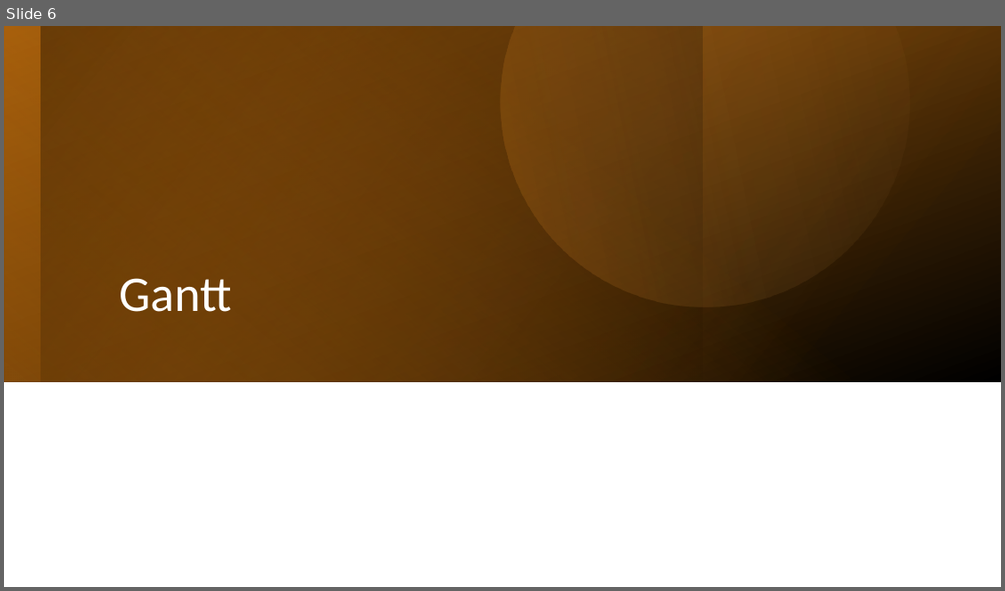
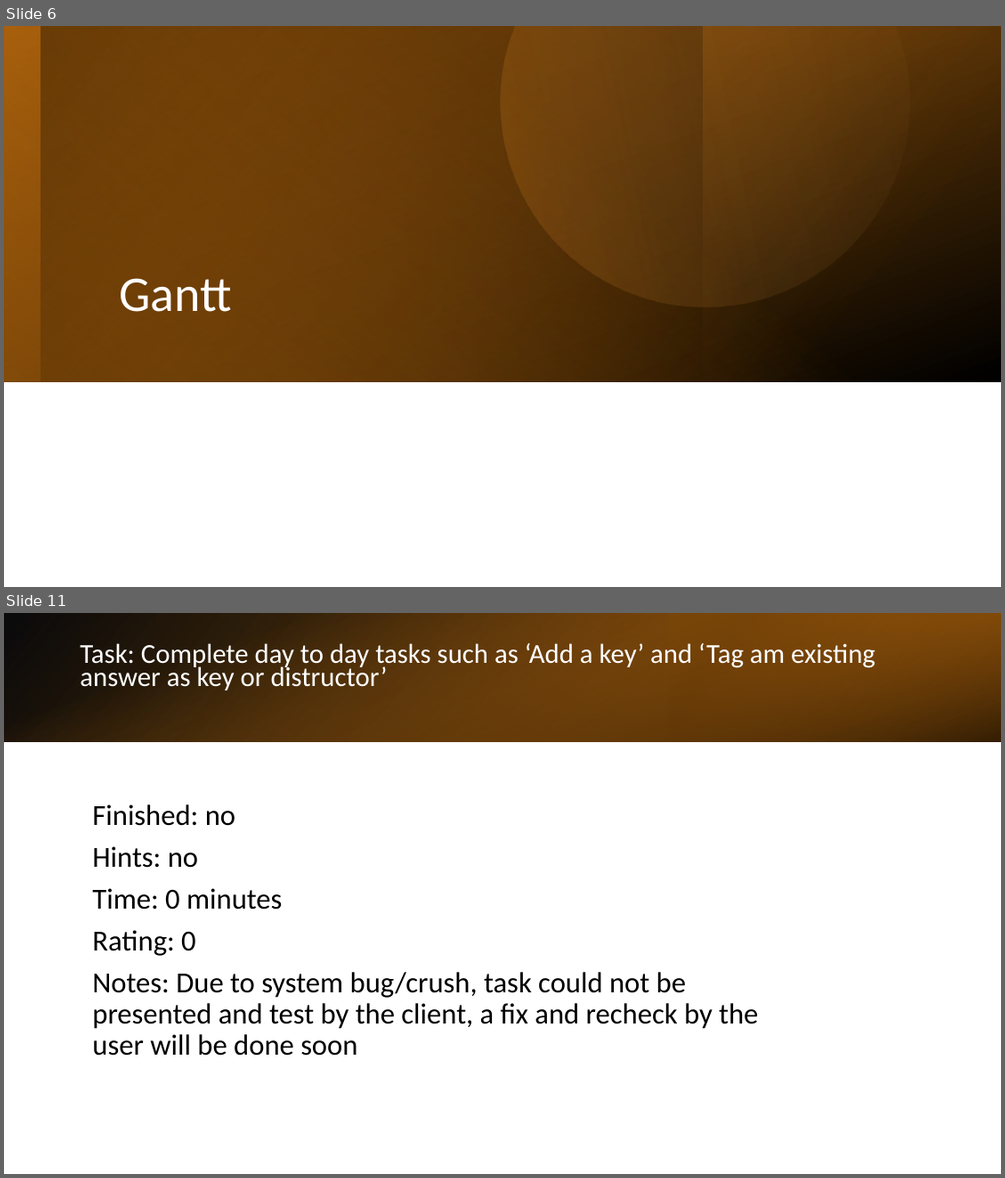
Before and after one commit to RoiTief/Exam-Management-System, a slide deck: docs/slide_07_05_24.pptx. Shown one above the other, each under a label of ours: slide 6 before the commit, slides 6 and 11 after it; the slides between them are not shown. The pictures are 1005x591 and 1005x1178 pixels, drawn with LibreOffice and Linux fonts; fonts in the diff are those of the drawing. Boxes give left, top, right and bottom in pixels: in the first picture for what was removed or moved away, otherwise in the second. Text is boxed around its words. In the diff, an @@ line names an element or a change of style, - is before the commit and + after.

Commit message:
updated user study

```diff
--- a/docs/slide_07_05_24.pptx
+++ b/docs/slide_07_05_24.pptx
@@ slide 11 added at <box>4,613,1001,1174</box>, background #FFFFFF @@
@@ rectangle added at <box>4,613,1001,742</box>, fill gradient #000000 to #AB620D @@
@@ rectangle added at <box>4,613,1001,742</box>, fill gradient #E48312 to #000000 @@
@@ rectangle added at <box>669,613,1001,742</box>, fill gradient #724209 to #E48312 @@
@@ text added at <box>80,643,875,690</box>, 26.4 pt, text #FFFFFF @@
+Task: Complete day to day tasks such as ‘Add a key’ and ‘Tag am existing answer as key or distructor’
@@ text added at <box>92,804,758,1055</box>, 28 pt, text #000000 @@
+Finished: no
+Hints: no
+Time: 0 minutes
+Rating: 0
+Notes: Due to system bug/crush, task could not be presented and test by the client, a fix and recheck by the user will be done soon
```
Also in this commit, not shown: 1 slide changed, 5 other slides added, 1 slide removed.
